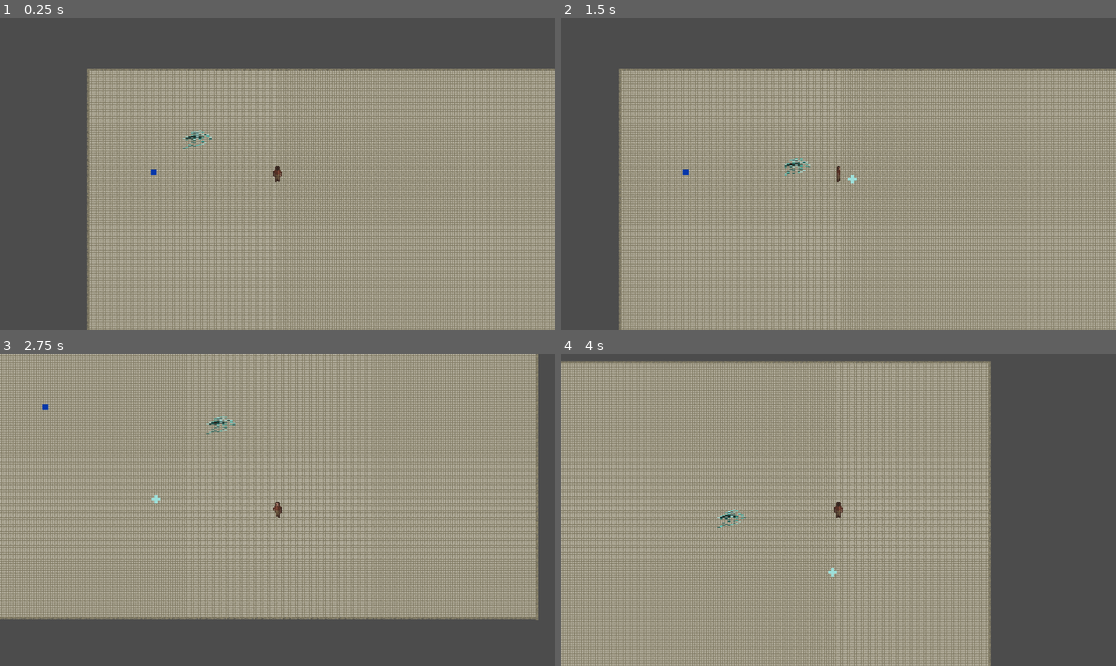
Above: before the commit, frames 1-4 (two rows, left to right).
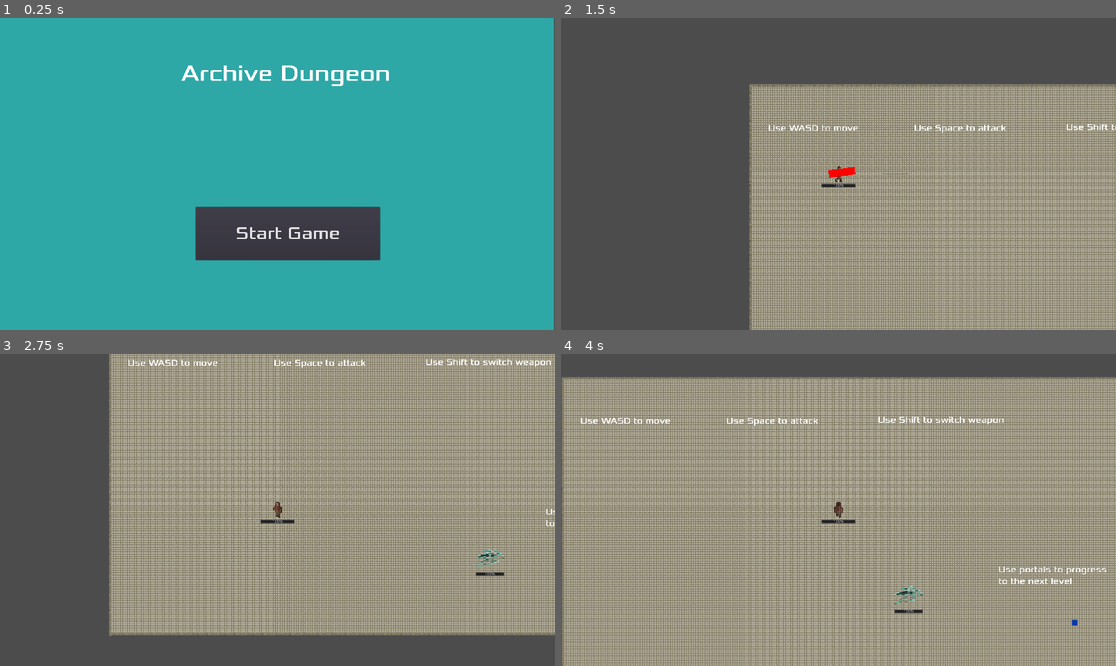
Above: after the commit, the same moments.

Repository: Not-Aaron/archive_dungeon
Game: Godot game, scene res://src/ui/start_screen.tscn
Two runs of this game, one before a commit and one after it. Both use one fixed random seed, a clock stepped at 60 frames per second and the inputs below. Before the commit the project starts from res://src/main.tscn.
Inputs (mouse positions are in pixels of both pictures, inside the frame that each line leads up to):
- Up to frame 1 (0.25 s): no input
- Up to frame 2 (1.5 s): click (849, 233) at 0.5 s, where only the run after the commit has a clickable "Start Game"; move the mouse to (960, 158) at 1.27 s; hold D (move_right) from 1.28 s (still down); tap Space (shoot) at 1.35 s
- Up to frame 3 (2.75 s): tap Shift (switch, bound only after the commit) at 1.55, 2.1 s; move the mouse to (166, 525) at 2.02 s; release D (move_right) at 2.03 s; hold S (move_down) from 2.03 s (still down); tap Space (shoot) at 2.3 s
- Up to frame 4 (4 s): move the mouse to (894, 441) at 2.77 s; release S (move_down) at 2.78 s; hold D (move_right) 2.78-3.53 s; tap Space (shoot) at 2.85, 3.8 s; tap Shift (switch, bound only after the commit) at 3.05, 3.6 s; move the mouse to (810, 572) at 3.52 s; hold W (move_up) from 3.53 s (still down)

The runs differ from the first frame. In frame 1, 100% of the frame differs, in the area x 0-100%, y 0-100%; in frame 2, 49%; in frame 3, 55%; in frame 4, 60%.

Commit message:
Rough tutorial, better scene switching, menu, weapons

Diff:
--- a/project.godot
+++ b/project.godot
@@ -9,25 +9,23 @@
 config_version=4
 
 _global_script_classes=[ {
-"base": "Area2D",
-"class": "Bullet",
-"language": "GDScript",
-"path": "res://src/actors/player/Bullet.gd"
-}, {
 "base": "KinematicBody2D",
 "class": "Player",
 "language": "GDScript",
 "path": "res://src/actors/player/player.gd"
 } ]
 _global_script_class_icons={
-"Bullet": "",
 "Player": ""
 }
 
 [application]
 
 config/name="archive_dungeon_game"
-run/main_scene="res://src/main.tscn"
+run/main_scene="res://src/ui/start_screen.tscn"
+
+[autoload]
+
+Global="*res://src/global.gd"
 
 [display]
 
@@ -70,6 +68,11 @@
 "events": [ Object(InputEventKey,"resource_local_to_scene":false,"resource_name":"","device":0,"alt":false,"shift":false,"control":false,"meta":false,"command":false,"pressed":false,"scancode":32,"physical_scancode":0,"unicode":0,"echo":false,"script":null)
  ]
 }
+switch={
+"deadzone": 0.5,
+"events": [ Object(InputEventKey,"resource_local_to_scene":false,"resource_name":"","device":0,"alt":false,"shift":false,"control":false,"meta":false,"command":false,"pressed":false,"scancode":16777237,"physical_scancode":0,"unicode":0,"echo":false,"script":null)
+ ]
+}
 
 [layer_names]
 
--- a/src/BulletManager.gd
+++ /dev/null
@@ -1,7 +0,0 @@
-
-extends Node2D
-
-func handle_bullet_spawned(bullet : Bullet,position: Vector2,direction: Vector2):
-	add_child(bullet)
-	global_position = position
-	bullet.set_direction(direction)
--- a/src/actors/player/player.gd
+++ b/src/actors/player/player.gd
@@ -1,9 +1,11 @@
 extends KinematicBody2D
 class_name Player
-signal player_fired_bullet(bullet, position, direction)
 onready var weapon = $weapon
+var health = 100
+var max_health = 100
+var vulnerable = true
 
-export (PackedScene) var Bullet
+export(String, FILE, "*.tscn") var path_to_start
 const physics = preload("physics.gd")
 var physicsType = physics.Default
 var velocity = Vector2.ZERO
@@ -31,20 +33,33 @@
 func get_direction() -> Vector2:
 	return Vector2(Input.get_action_strength("move_right")-Input.get_action_strength("move_left"), Input.get_action_strength("move_down")-Input.get_action_strength("move_up"))
 
-# Declare member variables here. Examples:
-# var a: int = 2
-# var b: String = "text"
-
 func _unhandled_input(event: InputEvent):
 	if event.is_action_released("shoot"):
-		shoot()
-# Called when the node enters the scene tree for the first time.
-func _ready() -> void:
-	pass # Replace with function body.
-func shoot():
-	var bullet_instance = Bullet.instance()
-	bullet_instance.global_position = weapon.global_position
-	var target = get_global_mouse_position()
-	var direction_to_mouse = weapon.global_position.direction_to(target).normalized()
-	bullet_instance.set_direction(direction_to_mouse)
-	emit_signal("player_fired_bullet",bullet_instance, weapon.position, direction_to_mouse)
+		weapon.shoot()
+	if event.is_action_released("switch"):
+		weapon.switch()
+
+func take_damage(damage: float):
+	if not vulnerable:
+		return
+	health -= damage
+	if health <= 0:
+		die()
+	else:
+		vulnerable = false
+		$IFrameTimer.start()
+
+func die():
+	#hide()
+	queue_free()
+	get_tree().change_scene(path_to_start)
+	#emit_signal("hit") #unhandled signal
+	# show game over screen
+
+func change_parent(new_parent: Node):
+	get_parent().remove_child(self)
+	new_parent.add_child(self)
+	position = new_parent.get_node("StartPos").position
+
+func _on_IFrameTimer_timeout() -> void:
+	vulnerable = true # Replace with function body.
--- a/src/actors/player/player.tscn
+++ b/src/actors/player/player.tscn
@@ -9,7 +9,8 @@
 [ext_resource path="res://assets/player/up1.png" type="Texture" id=7]
 [ext_resource path="res://assets/player/right1.png" type="Texture" id=8]
 [ext_resource path="res://assets/player/up2.png" type="Texture" id=9]
-[ext_resource path="res://src/actors/player/Bullet.tscn" type="PackedScene" id=10]
+[ext_resource path="res://src/ui/health_bar.tscn" type="PackedScene" id=11]
+[ext_resource path="res://src/actors/player/weapons/ranged.tscn" type="PackedScene" id=12]
 
 [sub_resource type="RectangleShape2D" id=1]
 extents = Vector2( 16, 24 )
@@ -19,28 +20,28 @@
 "frames": [ ExtResource( 6 ), ExtResource( 3 ) ],
 "loop": true,
 "name": "down",
-"speed": 5.0
+"speed": 8.0
 }, {
 "frames": [ ExtResource( 4 ), ExtResource( 5 ) ],
 "loop": true,
 "name": "left",
-"speed": 5.0
+"speed": 8.0
 }, {
 "frames": [ ExtResource( 8 ), ExtResource( 2 ) ],
 "loop": true,
 "name": "right",
-"speed": 5.0
+"speed": 8.0
 }, {
 "frames": [ ExtResource( 7 ), ExtResource( 9 ) ],
 "loop": true,
 "name": "up",
-"speed": 5.0
+"speed": 8.0
 } ]
 
 [node name="Player" type="KinematicBody2D"]
 collision_mask = 4
 script = ExtResource( 1 )
-Bullet = ExtResource( 10 )
+path_to_start = "res://src/ui/start_screen.tscn"
 
 [node name="CollisionBox" type="CollisionShape2D" parent="."]
 shape = SubResource( 1 )
@@ -50,5 +51,15 @@
 frames = SubResource( 2 )
 animation = "up"
 
-[node name="weapon" type="Position2D" parent="."]
-position = Vector2( -54, -45 )
+[node name="IFrameTimer" type="Timer" parent="."]
+one_shot = true
+
+[node name="weapon" parent="." instance=ExtResource( 12 )]
+
+[node name="HealthBar" parent="." instance=ExtResource( 11 )]
+margin_left = -60.0
+margin_top = 33.0
+margin_right = 60.0
+margin_bottom = 47.0
+
+[connection signal="timeout" from="IFrameTimer" to="." method="_on_IFrameTimer_timeout"]
--- a/src/actors/player/Bullet.gd
+++ b/src/actors/player/weapons/bullet.gd
@@ -1,6 +1,7 @@
 extends Area2D
-class_name Bullet
+#class_name Bullet
 export (int) var speed = 20
+var damage = 10
 
 var direction := Vector2.ZERO
 
@@ -24,8 +25,7 @@
 func _on_KillTimer_timeout():
 	queue_free()
 
-
-func _on_Bullet_body_entered(body):
-	if body.has_method("handle_hit"):
-		body.handle_hit()
+func _on_Bullet_area_entered(area: Area2D) -> void:
+	if area.has_method("take_damage"):
+		area.take_damage(damage)
 		queue_free()
--- a/src/actors/player/Bullet.tscn
+++ b/src/actors/player/weapons/bullet.tscn
@@ -1,26 +1,24 @@
 [gd_scene load_steps=4 format=2]
 
 [ext_resource path="res://assets/bullet/bullet.png" type="Texture" id=1]
-[ext_resource path="res://src/actors/player/Bullet.gd" type="Script" id=2]
+[ext_resource path="res://src/actors/player/weapons/bullet.gd" type="Script" id=2]
 
 [sub_resource type="RectangleShape2D" id=1]
 extents = Vector2( 10, 6 )
 
 [node name="Bullet" type="Area2D"]
-collision_mask = 4
+collision_mask = 6
 script = ExtResource( 2 )
 
 [node name="CollisionShape2D" type="CollisionShape2D" parent="."]
-position = Vector2( -2, 2 )
 shape = SubResource( 1 )
 
 [node name="Sprite" type="Sprite" parent="."]
-position = Vector2( 109.25, 109.25 )
 scale = Vector2( 10, 10 )
 texture = ExtResource( 1 )
 
 [node name="KillTimer" type="Timer" parent="."]
 one_shot = true
 
-[connection signal="body_entered" from="." to="." method="_on_Bullet_body_entered"]
+[connection signal="area_entered" from="." to="." method="_on_Bullet_area_entered"]
 [connection signal="timeout" from="KillTimer" to="." method="_on_KillTimer_timeout"]
--- /dev/null
+++ b/src/actors/player/weapons/melee.gd
@@ -0,0 +1,10 @@
+extends Position2D
+export (PackedScene) var Slice
+
+func shoot():
+	var slice_instance = Slice.instance()
+	var target = get_global_mouse_position()
+	var direction_to_mouse = global_position.direction_to(target).normalized()
+	slice_instance.set_rotation(direction_to_mouse.angle())
+	get_parent().get_parent().add_child(slice_instance)
+	slice_instance.global_position = global_position
--- /dev/null
+++ b/src/actors/player/weapons/melee.tscn
@@ -0,0 +1,8 @@
+[gd_scene load_steps=3 format=2]
+
+[ext_resource path="res://src/actors/player/weapons/melee.gd" type="Script" id=1]
+[ext_resource path="res://src/actors/player/weapons/slice.tscn" type="PackedScene" id=2]
+
+[node name="Position2D" type="Position2D"]
+script = ExtResource( 1 )
+Slice = ExtResource( 2 )
--- /dev/null
+++ b/src/actors/player/weapons/ranged.gd
@@ -0,0 +1,20 @@
+extends Position2D
+export (PackedScene) var Bullet
+export (PackedScene) var Slice
+onready var attack = Slice
+
+# Called when the node enters the scene tree for the first time.
+func shoot():
+	var bullet_instance = attack.instance()
+	var target = get_global_mouse_position()
+	var direction_to_mouse = global_position.direction_to(target).normalized()
+	bullet_instance.set_direction(direction_to_mouse)
+	get_parent().get_parent().add_child(bullet_instance)
+	bullet_instance.global_position = global_position
+
+func switch():
+	match(attack):
+		Bullet:
+			attack = Slice
+		Slice:
+			attack = Bullet
--- /dev/null
+++ b/src/actors/player/weapons/ranged.tscn
@@ -0,0 +1,10 @@
+[gd_scene load_steps=4 format=2]
+
+[ext_resource path="res://src/actors/player/weapons/ranged.gd" type="Script" id=1]
+[ext_resource path="res://src/actors/player/weapons/bullet.tscn" type="PackedScene" id=2]
+[ext_resource path="res://src/actors/player/weapons/slice.tscn" type="PackedScene" id=3]
+
+[node name="Ranged" type="Position2D"]
+script = ExtResource( 1 )
+Bullet = ExtResource( 2 )
+Slice = ExtResource( 3 )
--- /dev/null
+++ b/src/actors/player/weapons/slice.gd
@@ -0,0 +1,19 @@
+extends Area2D
+
+var damage = 10
+onready var kill_timer = $KillTimer
+
+func _ready():
+	kill_timer.start()
+
+func set_direction(direction: Vector2):
+	set_rotation(direction.angle())
+
+func _on_Slice_area_entered(area: Area2D) -> void:
+	if area.has_method("take_damage"):
+		area.take_damage(damage)
+		queue_free()
+
+
+func _on_KillTimer_timeout() -> void:
+	queue_free()
--- /dev/null
+++ b/src/actors/player/weapons/slice.tscn
@@ -0,0 +1,26 @@
+[gd_scene load_steps=3 format=2]
+
+[ext_resource path="res://src/actors/player/weapons/slice.gd" type="Script" id=1]
+
+[sub_resource type="RectangleShape2D" id=1]
+extents = Vector2( 45.5, 13 )
+
+[node name="Slice" type="Area2D"]
+script = ExtResource( 1 )
+
+[node name="CollisionShape2D" type="CollisionShape2D" parent="."]
+position = Vector2( 45.5, 0 )
+shape = SubResource( 1 )
+
+[node name="PlaceholderSprite" type="ColorRect" parent="."]
+margin_top = -13.0
+margin_right = 91.0
+margin_bottom = 13.0
+color = Color( 1, 0.00392157, 0.00392157, 1 )
+
+[node name="KillTimer" type="Timer" parent="."]
+wait_time = 0.1
+one_shot = true
+
+[connection signal="area_entered" from="." to="." method="_on_Slice_area_entered"]
+[connection signal="timeout" from="KillTimer" to="." method="_on_KillTimer_timeout"]
--- a/src/actors/test_flying_enemy/fly_enemy.gd
+++ b/src/actors/test_flying_enemy/fly_enemy.gd
@@ -1,9 +1,12 @@
-extends RigidBody2D
+extends Area2D
 
 onready var player = $"../Player"
 export var aggro_radius = 500
 export var speed = 200
-var health = 100
+var health = 20
+var damage = 10
+var max_health = 20
+var velocity = Vector2.ZERO
 
 
 # Declare member variables here. Examples:
@@ -19,15 +22,22 @@
 # Called every frame. 'delta' is the elapsed time since the previous frame.
 # warning-ignore:unused_argument
 func _process(delta: float) -> void:
-	if not player or position.distance_to(player.position) > aggro_radius:
-		set_linear_velocity(Vector2.ZERO)
+	if not is_instance_valid(player) or position.distance_to(player.position) > aggro_radius:
+		velocity = Vector2.ZERO
 		return
-	set_linear_velocity(speed*position.direction_to(player.position))
+	velocity = speed*position.direction_to(player.position)
+	position += velocity * delta
 
 # Damage player upon collision
 func _on_FlyingEnemy_body_entered(body: Node) -> void:
-	pass
-func handle_hit():
-	health -= 100
+	if body == player:
+		if player.vulnerable:
+			player.take_damage(damage)
+
+func take_damage(damage: float):
+	health -= damage
 	if health <= 0:
-		queue_free()
+		die()
+
+func die():
+	queue_free()
--- a/src/actors/test_flying_enemy/fly_enemy.tscn
+++ b/src/actors/test_flying_enemy/fly_enemy.tscn
@@ -1,15 +1,15 @@
-[gd_scene load_steps=4 format=2]
+[gd_scene load_steps=5 format=2]
 
 [ext_resource path="res://src/actors/test_flying_enemy/fly_enemy.gd" type="Script" id=1]
 [ext_resource path="res://assets/enemy/ghost copy.png" type="Texture" id=2]
+[ext_resource path="res://src/ui/health_bar.tscn" type="PackedScene" id=3]
 
 [sub_resource type="RectangleShape2D" id=1]
 extents = Vector2( 50, 31 )
 
-[node name="FlyingEnemy" type="RigidBody2D"]
+[node name="FlyingEnemy" type="Area2D"]
 collision_layer = 2
-collision_mask = 4
-mode = 2
+collision_mask = 5
 script = ExtResource( 1 )
 
 [node name="ColorRect" type="TextureRect" parent="."]
@@ -23,4 +23,10 @@
 [node name="CollisionShape2D" type="CollisionShape2D" parent="."]
 shape = SubResource( 1 )
 
+[node name="HealthBar" parent="." instance=ExtResource( 3 )]
+margin_left = -50.0
+margin_top = 49.0
+margin_right = 50.0
+margin_bottom = 63.0
+
 [connection signal="body_entered" from="." to="." method="_on_FlyingEnemy_body_entered"]
--- /dev/null
+++ b/src/global.gd
@@ -0,0 +1,18 @@
+extends Node
+
+
+# Declare member variables here. Examples:
+# var a: int = 2
+# var b: String = "text"
+
+
+# Called when the node enters the scene tree for the first time.
+func _ready() -> void:
+	pass # Replace with function body.
+
+func change_level(level_old: Node, level_new: PackedScene):
+	var level_instance = level_new.instance()
+	var parent = level_old.get_parent()
+	parent.add_child(level_instance)
+	level_old.get_node("Player").change_parent(level_instance)
+	parent.remove_child(level_old)
--- a/src/levels/level_1.tscn
+++ b/src/levels/level_1.tscn
@@ -15,15 +15,37 @@
 texture = ExtResource( 5 )
 stretch_mode = 1
 
+[node name="FlyingEnemy" parent="." instance=ExtResource( 2 )]
+position = Vector2( 1717, 669 )
+
+[node name="Portal" parent="." instance=ExtResource( 4 )]
+position = Vector2( 102, 102 )
+target = ExtResource( 3 )
+
 [node name="Player" parent="." instance=ExtResource( 1 )]
-position = Vector2( 895, 266 )
+position = Vector2( 1823, 988 )
 
 [node name="Camera2D" type="Camera2D" parent="Player"]
+visible = false
 current = true
 
-[node name="FlyingEnemy" parent="." instance=ExtResource( 2 )]
-position = Vector2( 437, 279 )
+[node name="FlyingEnemy2" parent="." instance=ExtResource( 2 )]
+position = Vector2( 778, 226 )
 
-[node name="Portal" parent="." instance=ExtResource( 4 )]
-position = Vector2( 261, 540 )
-target = ExtResource( 3 )
+[node name="FlyingEnemy3" parent="." instance=ExtResource( 2 )]
+position = Vector2( 1380, 237 )
+
+[node name="FlyingEnemy4" parent="." instance=ExtResource( 2 )]
+position = Vector2( 1631, 283 )
+
+[node name="FlyingEnemy5" parent="." instance=ExtResource( 2 )]
+position = Vector2( 1119, 304 )
+
+[node name="FlyingEnemy6" parent="." instance=ExtResource( 2 )]
+position = Vector2( 951, 879 )
+
+[node name="FlyingEnemy7" parent="." instance=ExtResource( 2 )]
+position = Vector2( 843, 603 )
+
+[node name="FlyingEnemy8" parent="." instance=ExtResource( 2 )]
+position = Vector2( 370, 765 )
--- a/src/main.gd
+++ b/src/main.gd
@@ -8,9 +8,8 @@
 
 # Called when the node enters the scene tree for the first time.
 func _ready():
-	$Player.connect("player_fired_bullet",bullet_manager,"handle_bullet_spawned") # Replace with function body.
 	$music.play()
-onready var bullet_manager = $BulletManager
+
 # Called every frame. 'delta' is the elapsed time since the previous frame.
 #func _process(delta):
 #	pass
--- a/src/main.tscn
+++ b/src/main.tscn
@@ -1,11 +1,12 @@
-[gd_scene load_steps=12 format=2]
+[gd_scene load_steps=13 format=2]
+
 [ext_resource path="res://src/actors/player/player.tscn" type="PackedScene" id=1]
 [ext_resource path="res://src/environment/portal.tscn" type="PackedScene" id=2]
 [ext_resource path="res://src/levels/level_1.tscn" type="PackedScene" id=3]
 [ext_resource path="res://assets/environments/background1280_720mk2.png" type="Texture" id=4]
 [ext_resource path="res://assets/environments/wall2 copy.png" type="Texture" id=5]
 [ext_resource path="res://src/main.gd" type="Script" id=6]
-[ext_resource path="res://src/BulletManager.gd" type="Script" id=7]
+[ext_resource path="res://assets/Xolonium-Regular.ttf" type="DynamicFontData" id=7]
 [ext_resource path="res://assets/environments/floor_tile.png" type="Texture" id=8]
 [ext_resource path="res://assets/sfx and music/swanlakemodification fortot.mp3" type="AudioStream" id=9]
 [ext_resource path="res://src/actors/test_flying_enemy/fly_enemy.tscn" type="PackedScene" id=10]
@@ -13,16 +14,20 @@
 [sub_resource type="RectangleShape2D" id=1]
 extents = Vector2( 842.556, 6.19409 )
 
+[sub_resource type="DynamicFont" id=2]
+size = 30
+font_data = ExtResource( 7 )
 
 [node name="ColorRect" type="TextureRect"]
 anchor_right = 1.0
 anchor_bottom = 1.0
+margin_left = -517.0
+margin_top = -49.0
+margin_right = -517.0
+margin_bottom = -49.0
 texture = ExtResource( 8 )
 stretch_mode = 2
 script = ExtResource( 6 )
-__meta__ = {
-"_edit_lock_": true
-}
 
 [node name="Background1280720Mk2" type="Sprite" parent="."]
 visible = false
@@ -32,17 +37,16 @@
 texture = ExtResource( 4 )
 
 [node name="Portal" parent="." instance=ExtResource( 2 )]
-position = Vector2( 223, 354 )
+position = Vector2( 1767, 845 )
 target = ExtResource( 3 )
 
 [node name="Player" parent="." instance=ExtResource( 1 )]
-position = Vector2( 651, 360 )
+position = Vector2( 200, 305 )
 
 [node name="Camera2D" type="Camera2D" parent="Player"]
+visible = false
 current = true
 
-[node name="BulletManager" type="Node2D" parent="."]
-script = ExtResource( 7 )
 [node name="wall1" type="StaticBody2D" parent="."]
 
 [node name="top2" type="CollisionShape2D" parent="wall1"]
@@ -104,4 +108,37 @@
 stream = ExtResource( 9 )
 
 [node name="FlyingEnemy" parent="." instance=ExtResource( 10 )]
-position = Vector2( 334, 223 )
+position = Vector2( 1310, 821 )
+
+[node name="WASDtext" type="Label" parent="."]
+margin_left = 57.0
+margin_top = 128.0
+margin_right = 369.0
+margin_bottom = 205.0
+custom_fonts/font = SubResource( 2 )
+text = "Use WASD to move"
+
+[node name="ShootText" type="Label" parent="."]
+margin_left = 562.0
+margin_top = 128.0
+margin_right = 874.0
+margin_bottom = 205.0
+custom_fonts/font = SubResource( 2 )
+text = "Use Space to attack"
+
+[node name="WeaponText" type="Label" parent="."]
+margin_left = 1087.0
+margin_top = 125.0
+margin_right = 1405.0
+margin_bottom = 202.0
+custom_fonts/font = SubResource( 2 )
+text = "Use Shift to switch weapon"
+
+[node name="Portal Text" type="Label" parent="."]
+margin_left = 1503.0
+margin_top = 643.0
+margin_right = 1908.0
+margin_bottom = 720.0
+custom_fonts/font = SubResource( 2 )
+text = "Use portals to progress to the next level"
+autowrap = true
--- /dev/null
+++ b/src/ui/health_bar.gd
@@ -0,0 +1,18 @@
+extends ProgressBar
+
+
+# Declare member variables here. Examples:
+# var a: int = 2
+# var b: String = "text"
+
+
+# Called when the node enters the scene tree for the first time.
+func _ready() -> void:
+	pass # Replace with function body.
+
+
+# Called every frame. 'delta' is the elapsed time since the previous frame.
+func _process(delta: float) -> void:
+	var parent = get_parent()
+	if parent:
+		value = parent.health*100/parent.max_health
--- /dev/null
+++ b/src/ui/health_bar.tscn
@@ -0,0 +1,10 @@
+[gd_scene load_steps=2 format=2]
+
+[ext_resource path="res://src/ui/health_bar.gd" type="Script" id=1]
+
+[node name="HealthBar" type="ProgressBar"]
+anchor_right = 1.0
+anchor_bottom = 1.0
+margin_right = -1786.0
+margin_bottom = -1056.0
+script = ExtResource( 1 )
--- /dev/null
+++ b/src/ui/start_screen.gd
@@ -0,0 +1,7 @@
+extends Node2D
+export (PackedScene) var start_level
+
+
+
+func _on_StartButton_pressed() -> void:
+	get_tree().change_scene_to(start_level)
--- /dev/null
+++ b/src/ui/start_screen.tscn
@@ -0,0 +1,41 @@
+[gd_scene load_steps=6 format=2]
+
+[ext_resource path="res://assets/Xolonium-Regular.ttf" type="DynamicFontData" id=1]
+[ext_resource path="res://src/ui/start_screen.gd" type="Script" id=2]
+[ext_resource path="res://src/main.tscn" type="PackedScene" id=3]
+
+[sub_resource type="DynamicFont" id=1]
+size = 80
+font_data = ExtResource( 1 )
+
+[sub_resource type="DynamicFont" id=2]
+size = 60
+font_data = ExtResource( 1 )
+
+[node name="Menu" type="Node2D"]
+script = ExtResource( 2 )
+start_level = ExtResource( 3 )
+
+[node name="ColorRect" type="ColorRect" parent="."]
+margin_right = 1917.0
+margin_bottom = 1082.0
+color = Color( 0.184314, 0.658824, 0.658824, 1 )
+
+[node name="Title" type="Label" parent="."]
+margin_left = 579.0
+margin_top = 143.0
+margin_right = 1398.0
+margin_bottom = 305.0
+custom_fonts/font = SubResource( 1 )
+text = "Archive Dungeon"
+align = 1
+
+[node name="StartButton" type="Button" parent="."]
+margin_left = 677.0
+margin_top = 654.0
+margin_right = 1315.0
+margin_bottom = 838.0
+custom_fonts/font = SubResource( 2 )
+text = "Start Game"
+
+[connection signal="pressed" from="StartButton" to="." method="_on_StartButton_pressed"]
Binary file added: assets/Xolonium-Regular.ttf
Not shown: 1 places in src/actors/player/player.tscn that only renumber resources
